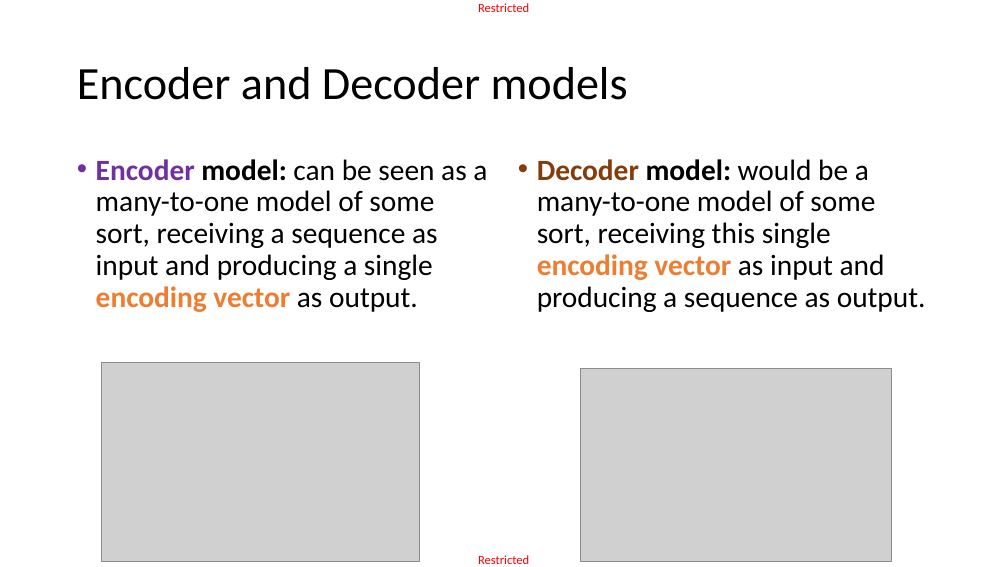
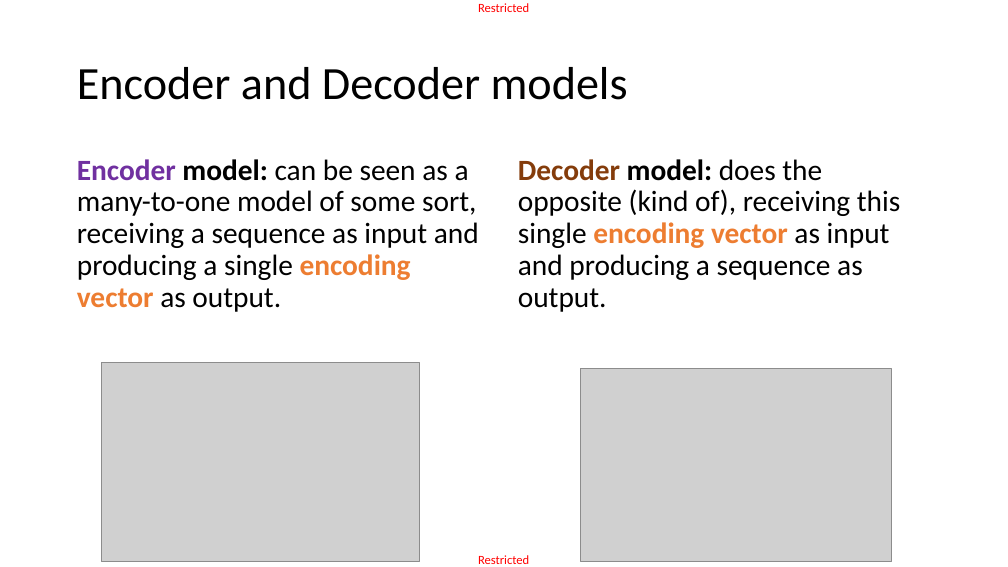
Before and after one commit to matthieudemari/SUTD_DL_50_039, a slide deck: slide 63 of W6/2. W6S2 final/W6S2.pptx (slide 60 before the commit). Drawn at 1008x567 pixels with LibreOffice and Linux fonts; fonts in the diff are those of the drawing; grey boxes stand for pictures. Boxes give left, top, right and bottom in pixels: in the first picture for what was removed or moved away, otherwise in the second. Text is boxed around its words. In the diff, an @@ line names an element or a change of style, - is before the commit and + after.

Commit message:
Updated materals for Week 6, adding visuals for memory vector and better explanations for one-to-many models and Seq2Seq models.

```diff
--- a/W6/2. W6S2 final/W6S2.pptx
+++ b/W6/2. W6S2 final/W6S2.pptx
@@ text "Encoder model: can be seen ..." at (77,159,479,312): bullet • to none @@
@@ text at (518,159,900,312): text changed @@
-• Decoder model: would be a many-to-one model of some sort, receiving this single encoding vector as input and producing a sequence as output.
+Decoder model: does the opposite (kind of), receiving this single encoding vector as input and producing a sequence as output.
```
Also in this commit, not shown: 22 other slides changed, 3 slides added, 9 other files.
